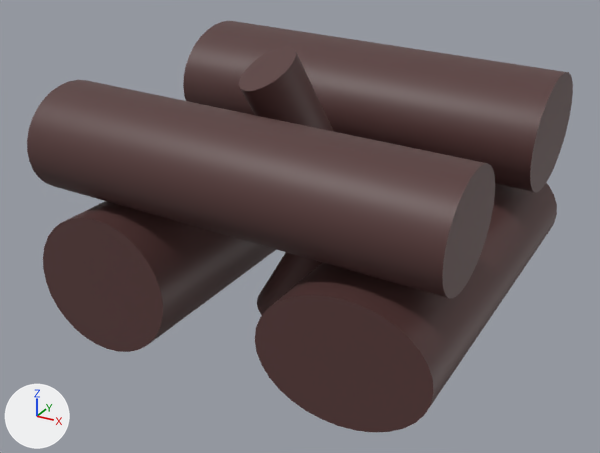
One commit to the glTF model src/clients/graphics/godot_client_spark_holders/data/furnitures/fireplace.glb: the scene before it, then after it.
Rendered twice from a camera (50 mm lens) standing at (0.916, -1.785, 1.077) and looking at (-0.025, -0.073, 0.221). Arrows for +X, +Y and +Z are at lower left; the lights stay in place. Where no turn or scale is listed for an object, it has been applied to the vertices.
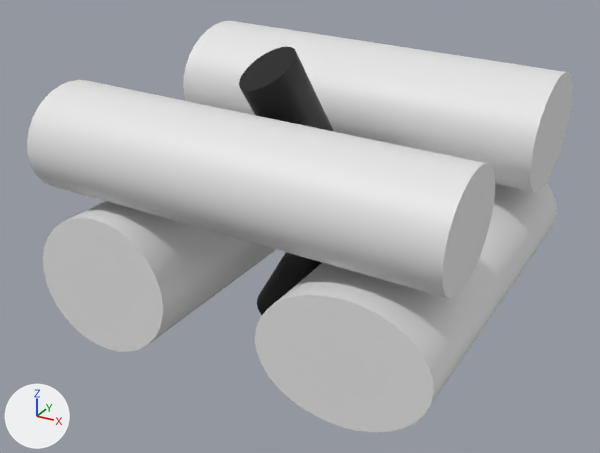
Changed parts and their boxes [x1, y1, x2, y2] in the pictures (600 x 453 px):
'Cylinder.003', recoloured (brown to white)
    both: [27, 80, 495, 298]
'Cylinder', recoloured (brown to white)
    both: [255, 183, 557, 432]
'Cylinder.002', recoloured (brown to white)
    both: [183, 21, 573, 193]
'Cylinder.001', recoloured (brown to white)
    both: [43, 201, 276, 352]
'Cylinder.006', recoloured (brown to black)
    both: [239, 46, 334, 132]
'Cylinder.005', recoloured
    both: [257, 252, 322, 315]

What changed in the scene script:
```text
Change mat_wood:
    mat_wood.base_color: (0.0946, 0.0414, 0.0396) -> (0.8, 0.8, 0.8)  # brown #573938 -> white #e7e7e7
Add mat_coal:
    mat_coal = principled_material('Coal')
    mat_coal.base_color = (0.0, 0.0, 0.0)  # black #000000
Change me_cylinder_005:
    where me_cylinder_005.from_pydata(...)  # 64 vertices, 124 faces; spans x -0.152..0.152, y -0.08..0.08, z -0.203..0.203
    remove me_cylinder_005.materials.append(mat_wood)  # brown #573938
    add me_cylinder_005.materials.append(mat_coal)  # black #000000
Change me_cylinder_006:
    where me_cylinder_006.from_pydata(...)  # 64 vertices, 124 faces; spans x -0.121..0.121, y -0.232..0.232, z -0.343..0.343
    remove me_cylinder_006.materials.append(mat_wood)  # brown #573938
    add me_cylinder_006.materials.append(mat_coal)  # black #000000
```
